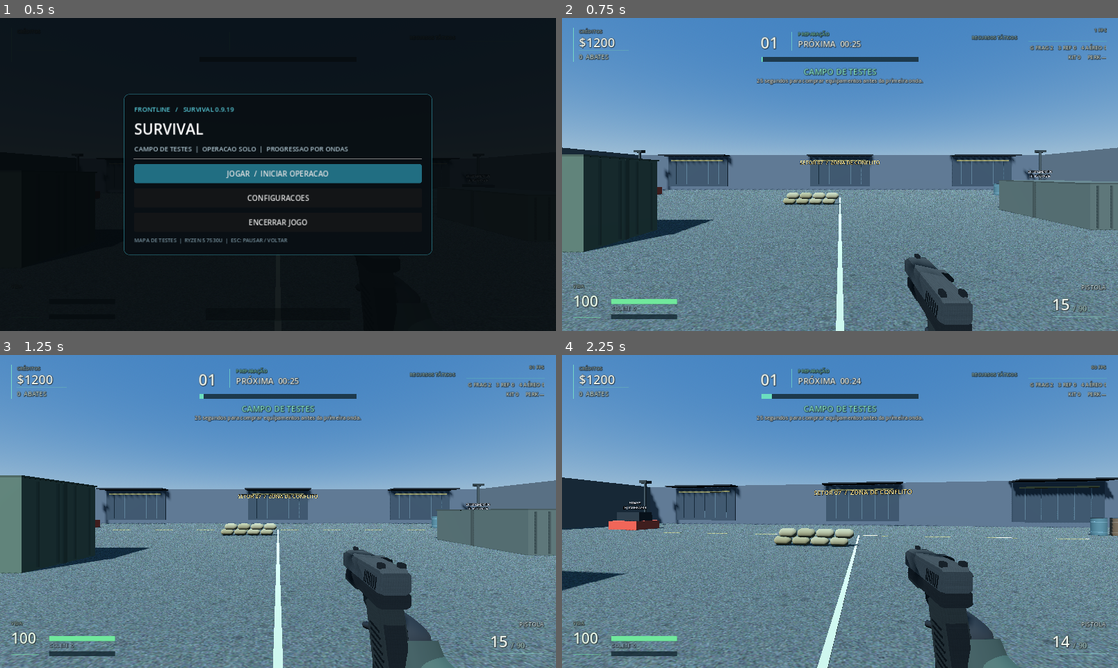
Above: before the commit, frames 1-4 (two rows, left to right).
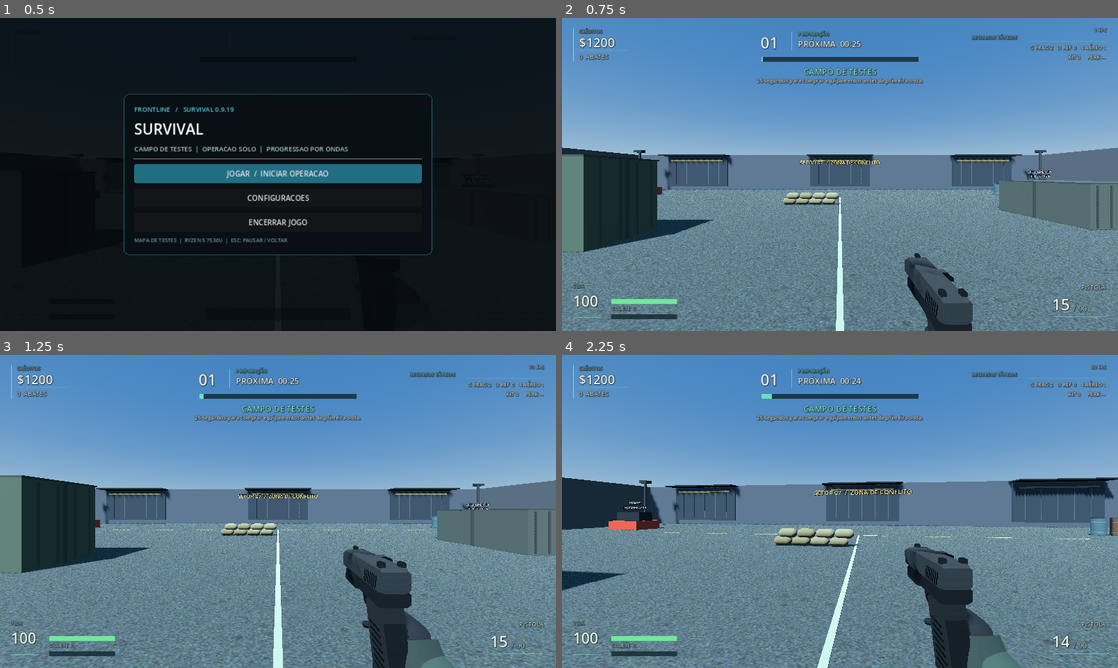
Above: after the commit, the same moments.

Repository: TPollTech/Frontline-Survival
Game: Godot game, scene res://scenes/main.tscn
Same seed, same stepped clock (60 frames per second), same inputs: the game is played once before the commit and once after it.
Inputs (mouse positions are in pixels of both pictures, inside the frame that each line leads up to):
- Up to frame 1 (0.5 s): no input
- Up to frame 2 (0.75 s): click "JOGAR / INICIAR OPERACAO" at 0.5 s
- Up to frame 3 (1.25 s): no input
- Up to frame 4 (2.25 s): tap Enter at 1.25 s; move the mouse to (867, 511) at 1.27 s; hold W from 1.28 s (still down); tap R at 1.35 s; click (867, 511) at 1.42 s; tap Space at 1.52 s; tap E at 1.55, 2.1 s; move the mouse to (812, 511) at 2.02 s; click (812, 511) at 2.17 s

Frame 1 is identical in both runs. In frame 2, less than 0.1% of the frame differs, in the area x 61-74%, y 75-99%; in frame 3, 0.3%; in frame 4, 0.9%, in the area x 61-82%, y 60-100%.

Commit message:
fix(viewmodel): animate outgoing weapon holster, idle breathing, and walking sway
Stage manual weapon swaps before replacing the old model, preserve immediate forced equipping, and block fire/reload/melee and ADS through transition. Add runtime tests for cancellation, cooldown and FPS hand framing, plus 10 static contracts. Keep manual visual Windows acceptance pending.

Diff:
--- a/scripts/player.gd
+++ b/scripts/player.gd
@@ -39,6 +39,11 @@
 var magazine_part: Node3D
 var action_part: Node3D
 var reload_elapsed: float = 0.0
+const HOLSTER_DURATION: float = 0.20
+var pending_weapon_id: String = ""
+var holster_timer: float = 0.0
+var idle_clock: float = 0.0
+var walk_anim_blend: float = 0.0
 var equip_anim_timer: float = 0.0
 var shot_anim: float = 0.0
 var melee_anim_timer: float = 0.0
@@ -237,6 +242,8 @@
     invulnerability_timer = maxf(0.0, invulnerability_timer - delta)
     flash_timer = maxf(flash_timer - delta, 0.0)
     equip_anim_timer = maxf(0.0, equip_anim_timer - delta)
+    _advance_weapon_switch(delta)
+    idle_clock += delta
     shot_anim = maxf(0.0, shot_anim - delta * 13.5)
     melee_anim_timer = maxf(0.0, melee_anim_timer - delta)
     damage_anim = maxf(0.0, damage_anim - delta * 3.4)
@@ -261,7 +268,7 @@
     _update_posture(delta, crouching)
     var sprinting := Input.is_key_pressed(KEY_SHIFT) and is_on_floor() and movement.y < -0.05 and posture == "stand" and current_body_height >= 1.79 and not downed and not reloading and not controls_locked
     sprint_blend = move_toward(sprint_blend, 1.0 if sprinting else 0.0, delta * (5.0 if sprinting else 7.5))
-    aim = Input.get_mouse_mode() == Input.MOUSE_MODE_CAPTURED and Input.is_mouse_button_pressed(MOUSE_BUTTON_RIGHT) and not controls_locked and not reloading and not sprinting and sprint_blend < 0.20 and not downed
+    aim = Input.get_mouse_mode() == Input.MOUSE_MODE_CAPTURED and Input.is_mouse_button_pressed(MOUSE_BUTTON_RIGHT) and not controls_locked and not reloading and pending_weapon_id == "" and equip_anim_timer <= 0.0 and not sprinting and sprint_blend < 0.20 and not downed
     var speed := 0.8 if downed else (1.15 if posture == "prone" else (2.8 if posture == "crouch" else (8.0 if sprinting else (4.35 if aim else 5.2))))
     if active_perk == "mobility" and aim:
         speed *= 1.17
@@ -293,6 +300,7 @@
     # stride/counter-swing keep this separate from an accelerated walk.
     # Corrida visual acompanha deslocamento real, inclusive ao encontrar obstaculos.
     var sprint_ease: float = sprint_blend * sprint_blend * (3.0 - 2.0 * sprint_blend) * motion_ratio
+    walk_anim_blend = motion_ratio * (1.0 - sprint_ease)
     var running_bob: float = absf(sin(walk_clock * 1.16)) * 0.032 * sprint_ease
     gun_target.y += sin(walk_clock) * 0.006 * motion_ratio
     gun_target = gun_target.lerp(Vector3(
@@ -368,7 +376,7 @@
                 switch_weapon("pistol")
 
 func shoot() -> void:
-    if dead or controls_locked or reloading or suppress_fire_until_release:
+    if dead or controls_locked or reloading or suppress_fire_until_release or pending_weapon_id != "":
         return
     if Input.get_mouse_mode() != Input.MOUSE_MODE_CAPTURED or sprint_blend > 0.22:
         return
@@ -440,7 +448,7 @@
         start_reload()
 
 func melee() -> void:
-    if dead or controls_locked or downed or reloading or melee_timer > 0.0:
+    if dead or controls_locked or downed or reloading or pending_weapon_id != "" or melee_timer > 0.0:
         return
     melee_timer = 0.65
     melee_anim_timer = 0.40
@@ -463,7 +471,7 @@
             hit_confirmed.emit()
 
 func start_reload() -> void:
-    if dead or controls_locked or reloading or downed or melee_timer > 0.0 or grenade_throw_timer > 0.0:
+    if dead or controls_locked or reloading or downed or pending_weapon_id != "" or melee_timer > 0.0 or grenade_throw_timer > 0.0:
         return
     if magazines[weapon_id] >= WEAPONS[weapon_id]["mag"] or reserves[weapon_id] <= 0:
         return
@@ -492,7 +500,26 @@
     switch_weapon(id, true)
 
 func switch_weapon(id: String, force: bool = false) -> void:
+    if force and pending_weapon_id != "":
+        pending_weapon_id = ""
+        holster_timer = 0.0
+    # Pressing the current weapon key cancels a pending holster.
+    if pending_weapon_id != "" and id == weapon_id:
+        pending_weapon_id = ""
+        holster_timer = 0.0
+        return
     if dead or (controls_locked and not force) or (downed and id != "pistol") or not owned_weapons.has(id) or id == weapon_id:
+        return
+    if not force:
+        # Keep the outgoing model alive during its downward animation.
+        pending_weapon_id = id
+        if holster_timer <= 0.0:
+            holster_timer = HOLSTER_DURATION
+        reloading = false
+        reload_timer = 0.0
+        reload_elapsed = 0.0
+        reload_sound.stop()
+        aim = false
         return
     previous_weapon = weapon_id
     weapon_upgrades[weapon_id] = upgrades
@@ -509,6 +536,19 @@
     reload_elapsed = 0.0
     _update_gun_mesh()
     _update_shot_audio()
+
+func _advance_weapon_switch(delta: float) -> void:
+    if pending_weapon_id == "":
+        return
+    if dead or downed or controls_locked:
+        pending_weapon_id = ""
+        holster_timer = 0.0
+        return
+    holster_timer = maxf(0.0, holster_timer - delta)
+    if holster_timer <= 0.0:
+        var next_weapon: String = pending_weapon_id
+        pending_weapon_id = ""
+        switch_weapon(next_weapon, true)
 
 func refill_ammo() -> void:
     reserves[weapon_id] = WEAPONS[weapon_id]["reserve"]
@@ -845,16 +885,19 @@
     var reload_tilt := sin(t * PI) if reloading else 0.0
     var equip_tilt := sin(clampf(equip_anim_timer / 0.34, 0.0, 1.0) * PI * 0.5)
     var melee_punch := sin((1.0 - melee_anim_timer / 0.40) * PI) if melee_anim_timer > 0.0 else 0.0
+    var holster_blend: float = smoothstep(0.0, 1.0, 1.0 - holster_timer / HOLSTER_DURATION) if pending_weapon_id != "" else 0.0
+    var idle_breath: float = sin(idle_clock * 1.6) * 0.004 * (0.25 if aim else 1.0)
+    var walk_bob: float = sin(walk_clock) * 0.009 * walk_anim_blend
     var pos_target := Vector3(
-        0.035 * reload_tilt + 0.028 * sprint_stride,
-        -0.075 * reload_tilt - 0.26 * equip_tilt - 0.065 * sprint_ease,
+        0.035 * reload_tilt + 0.028 * sprint_stride + 0.004 * cos(walk_clock) * walk_anim_blend + 0.05 * holster_blend,
+        -0.075 * reload_tilt - 0.26 * equip_tilt - 0.065 * sprint_ease - 0.40 * holster_blend + idle_breath + walk_bob,
         0.085 * shot_anim - 0.22 * melee_punch
     )
     viewmodel_root.position = viewmodel_root.position.lerp(pos_target, minf(1.0, delta * 20.0))
     var rot_target := Vector3(
         0.09 * reload_tilt + 0.06 * shot_anim - 0.12 * sprint_ease,
         0.12 * sprint_ease,
-        -0.20 * reload_tilt + 0.36 * melee_punch + 0.065 * damage_anim - 0.12 * sprint_ease
+        -0.20 * reload_tilt + 0.36 * melee_punch + 0.065 * damage_anim - 0.12 * sprint_ease + 0.30 * holster_blend
     )
     viewmodel_root.rotation = viewmodel_root.rotation.lerp(rot_target, minf(1.0, delta * 17.0))
     if is_instance_valid(magazine_part):
--- a/tests/runtime_wave_qa.gd
+++ b/tests/runtime_wave_qa.gd
@@ -678,6 +678,74 @@
         game.player._animate_viewmodel(0.25, 0.0)
         _expect(absf(game.player.trigger_elbow_joint.rotation.x) < 0.015,
             "trigger elbow must return to neutral without animation drift for " + gun_id)
+    # Player-initiated weapon switch should lower the OLD model before it swaps.
+    # Forced shop/loot/recovery equip remains immediate and cancels pending changes.
+    game.player.equip("rifle")
+    var outgoing_weapon_root: Node3D = game.player.viewmodel_root
+    game.player.magazines["rifle"] = 8
+    game.player.reserves["rifle"] = 24
+    game.player.reloading = true
+    game.player.switch_weapon("pistol")
+    _expect(game.player.weapon_id == "rifle" and game.player.pending_weapon_id == "pistol"
+        and game.player.holster_timer > 0.0 and not game.player.reloading,
+        "manual swap must holster before replacing the model and cancel reload")
+    game.player._advance_weapon_switch(0.10)
+    game.player._animate_viewmodel(0.20, 0.0)
+    _expect(game.player.weapon_id == "rifle" and game.player.viewmodel_root == outgoing_weapon_root
+        and game.player.viewmodel_root.position.y < -0.08,
+        "outgoing gun should visibly lower while the old model remains mounted")
+    var magazine_before_swap: int = game.player.magazines["rifle"]
+    game.player.shoot()
+    game.player.start_reload()
+    _expect(game.player.magazines["rifle"] == magazine_before_swap and not game.player.reloading,
+        "switching blocks fire/reload while waiting for the incoming model")
+    game.player._advance_weapon_switch(0.11)
+    _expect(game.player.weapon_id == "pistol" and game.player.pending_weapon_id == ""
+        and game.player.equip_anim_timer > 0.0 and game.player.viewmodel_root != outgoing_weapon_root,
+        "incoming pistol should equip only after old gun is lowered")
+    game.player.switch_weapon("rifle")
+    game.player.equip("smg")
+    _expect(game.player.weapon_id == "smg" and game.player.pending_weapon_id == ""
+        and game.player.holster_timer == 0.0,
+        "forced equip must cancel a queued manual weapon switch")
+    game.player.switch_weapon("pistol")
+    game.player.switch_weapon("smg")
+    _expect(game.player.weapon_id == "smg" and game.player.pending_weapon_id == "",
+        "selecting the currently equipped gun should cancel a pending holster")
+    game.player.equip("rifle")
+    game.player.idle_clock = PI * 0.3125
+    game.player.walk_anim_blend = 0.0
+    game.player.shot_anim = 0.0
+    game.player.equip_anim_timer = 0.0
+    game.player._animate_viewmodel(0.25, 0.0)
+    var idle_height: float = game.player.viewmodel_root.position.y
+    game.player.walk_anim_blend = 1.0
+    game.player.walk_clock = PI * 0.5
+    game.player._animate_viewmodel(0.25, 0.0)
+    _expect(absf(game.player.viewmodel_root.position.y - idle_height) > 0.004,
+        "walking should produce controlled viewmodel bob separate from idle breathing")
+    game.player.walk_anim_blend = 0.0
+    game.player.walk_clock = 0.0
+    # Geometry sanity: glove palms must stay ahead of camera near plane,
+    # while remaining inside a conservative FPS framing envelope.
+    for gun_id: String in ["pistol", "smg", "rifle", "shotgun", "lmg"]:
+        game.player.equip(gun_id)
+        var palm_node := game.player.hand_rig.get_node_or_null("TriggerShoulder/Elbow/Wrist/Palm") as Node3D
+        _expect(palm_node != null, "trigger palm missing from FPS visual rig " + gun_id)
+        if palm_node != null:
+            var palm_local: Vector3 = game.player.camera.to_local(palm_node.global_position)
+            _expect(palm_local.z < -0.10 and absf(palm_local.x) < 1.3
+                and absf(palm_local.y) < 1.3,
+                "trigger glove is behind camera or outside FPS framing for " + gun_id)
+        if gun_id != "pistol":
+            var support_palm := game.player.left_hand_rig.get_node_or_null("SupportShoulder/Elbow/Wrist/Palm") as Node3D
+            _expect(support_palm != null, "support palm missing from FPS rig " + gun_id)
+            if support_palm != null:
+                var support_local: Vector3 = game.player.camera.to_local(support_palm.global_position)
+                _expect(support_local.z < -0.10 and absf(support_local.x) < 1.3
+                    and absf(support_local.y) < 1.3,
+                    "support glove is behind camera or outside FPS framing for " + gun_id)
+    game.player.equip_anim_timer = 0.0
     game.player.equip("pistol")
     _expect(game.player.left_hand_rig.get_child_count() == 0,
         "pistol must not render a floating support hand")
Not shown, changed: ROADMAP.md
Not shown, changed: docs/CHANGELOG.md
